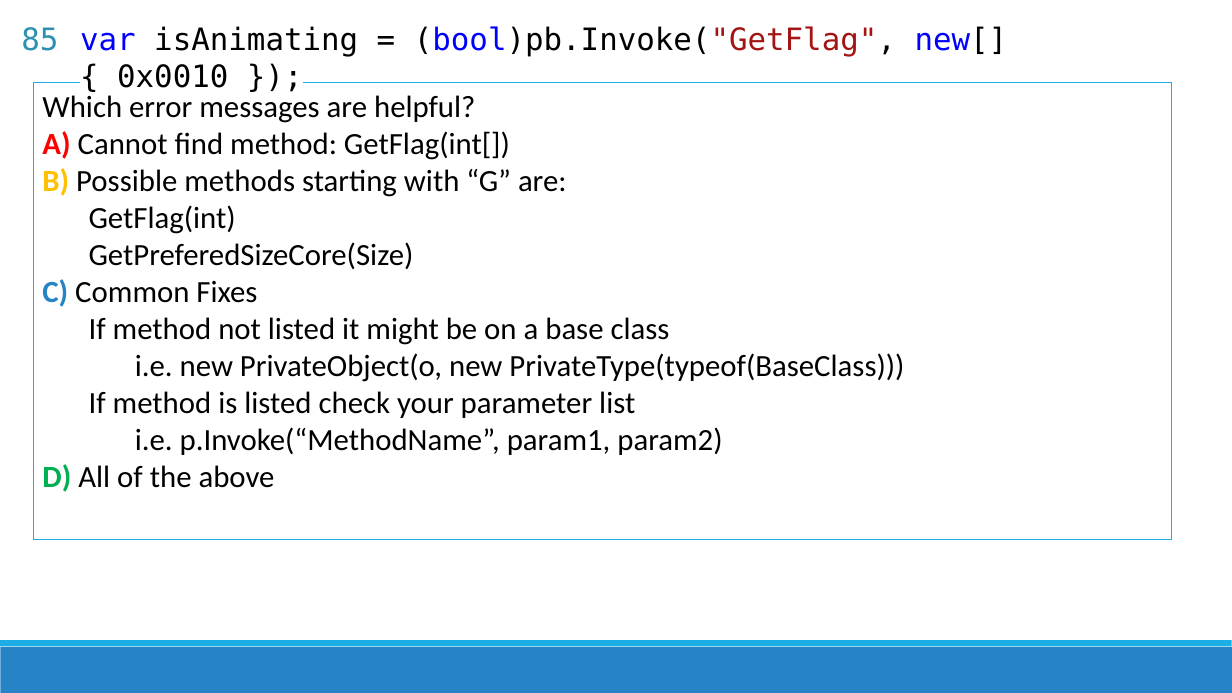
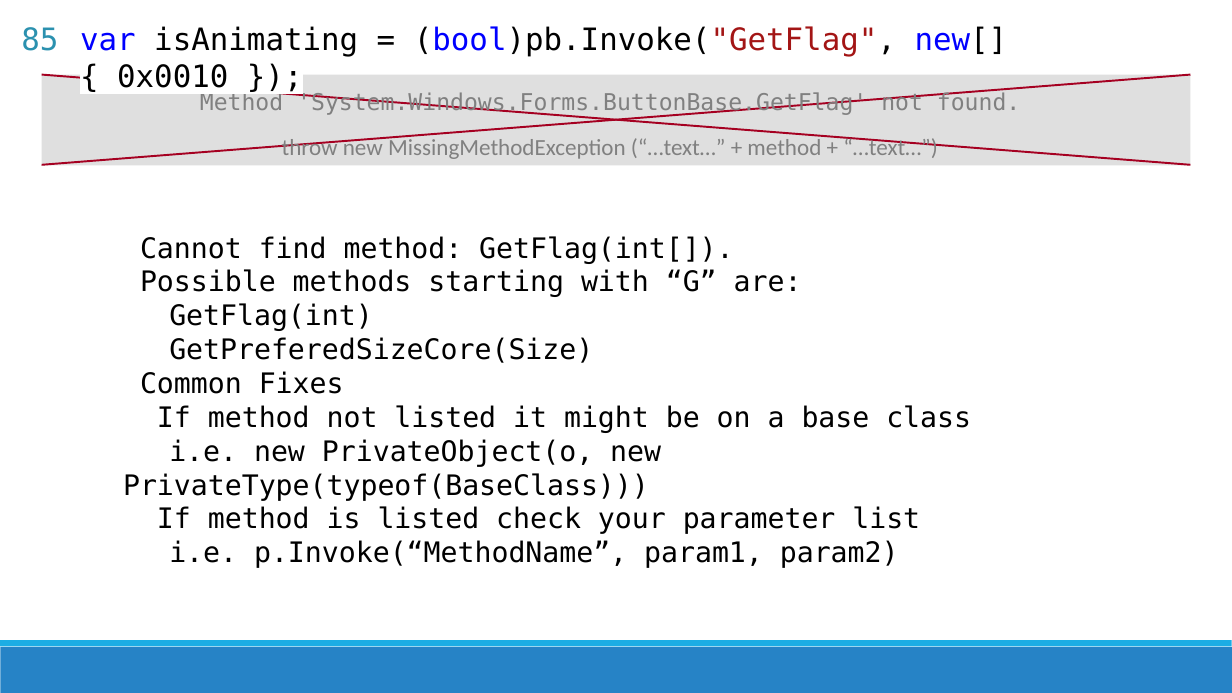
Before and after one commit to jamesrcounts/ExceptionalTalk, a slide deck: slide 30 of Exceptional Exceptions.pptx (slide 29 before the commit). Drawn at 1232x693 pixels with LibreOffice and Linux fonts; fonts in the diff are those of the drawing. Boxes give left, top, right and bottom in pixels: in the first picture for what was removed or moved away, otherwise in the second. Text is boxed around its words. In the diff, an @@ line names an element or a change of style, - is before the commit and + after.

Commit message:
Updated exception slides

```diff
--- a/Exceptional Exceptions.pptx
+++ b/Exceptional Exceptions.pptx
@@ rectangle added at (42,75,1190,165), fill #808080 at 25% opacity @@
@@ line added from (42, 75) to (1190, 165), #A50021 1.5 pt @@
@@ line added from (42, 165) to (1190, 75), #A50021 1.5 pt @@
@@ text added at (200,91,1020,116), 18 pt, text #808080 @@
+Method 'System.Windows.Forms.ButtonBase.GetFlag' not found.
@@ text added at (282,136,938,159), 18 pt, text #808080 @@
+throw new MissingMethodException (“…text…” + method + “…text…”)
@@ text "Cannot find method: GetFlag(int[]).": place and size @@
-text "Cannot find method: GetFlag(int[])." at (33,82,1172,540)
+text "Cannot find method: GetFlag(int[])." at (123,236,971,568)
@@ text "Cannot find method: GetFlag(int[])." at (123,236,971,568): outline #1CADE4 0.75 pt to none @@
@@ text at (140,236,802,297): text changed; size 24 to 22 pt; font Calibri to DejaVu Sans Mono @@
-Which error messages are helpful?
-A) Cannot find method: GetFlag(int[])
-B) Possible methods starting with “G” are:
+Cannot find method: GetFlag(int[]).
+Possible methods starting with “G” are:
@@ text at (123,303,971,568): size 24 to 22 pt, font Calibri to DejaVu Sans Mono in "GetFlag(int)", "GetPreferedSizeCore(Size)", "If method not listed it might be ...", "i.e. new PrivateObject(o, new PrivateType(typeof(BaseClass)) ..." and 2 more places @@
@@ text at (140,371,344,394): text changed; size 24 to 22 pt; font Calibri to DejaVu Sans Mono @@
-C) Common Fixes
+Common Fixes
@@ text at (42,464,275,492): paragraph removed @@
-D) All of the above
```
Also in this commit, not shown: 2 other slides changed, 3 slides added, 5 other files.
